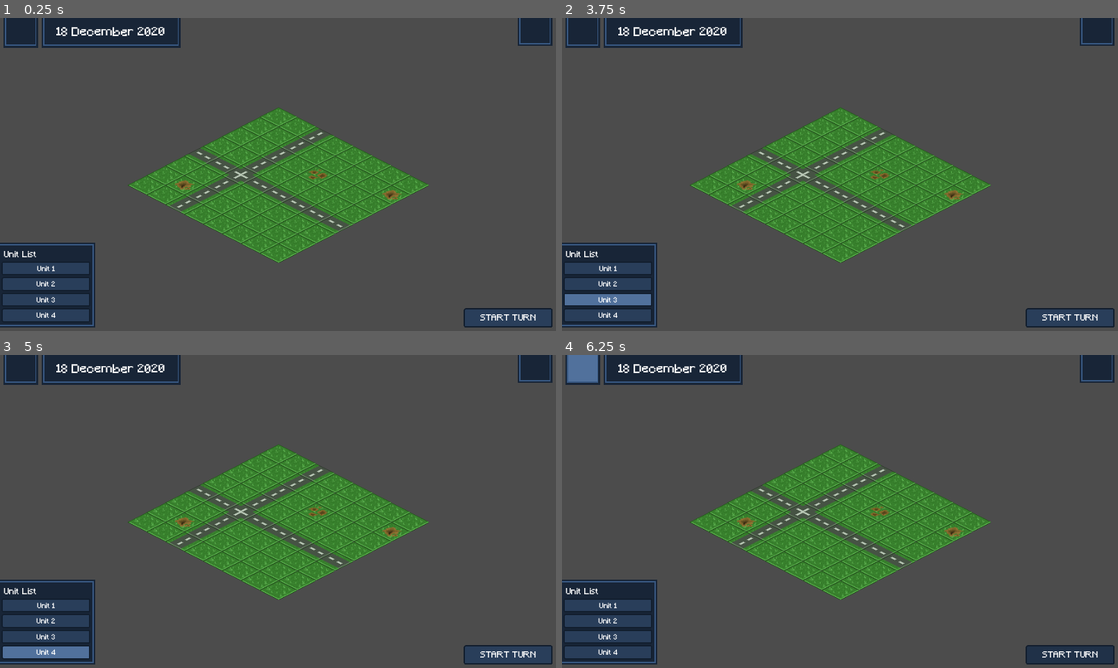
Above: before the commit, frames 1-4 (two rows, left to right).
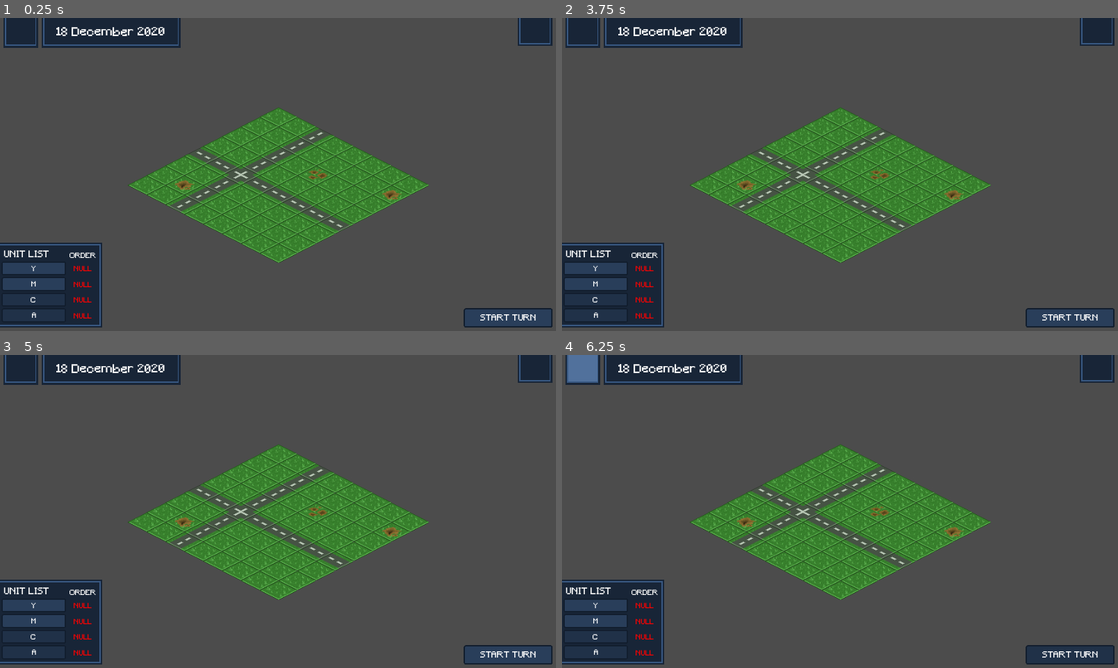
Above: after the commit, the same moments.

Repository: Xascoria/Brackeys
Game: Godot game, scene res://2Scenes/Level.tscn
Same seed, same stepped clock (60 frames per second), same inputs: the game is played once before the commit and once after it. This scene is started directly instead of the project's main scene.
Inputs (mouse positions are in pixels of both pictures, inside the frame that each line leads up to):
- Up to frame 1 (0.25 s): no input
- Up to frame 2 (3.75 s): click (606, 268) at 0.5 s, where only the run before the commit has a clickable "Unit 1"; click (595, 268) at 1.25 s, where only the run after the commit has a clickable "Y"; click (606, 284) at 2 s, where only the run before the commit has a clickable "Unit 2"; click (595, 284) at 2.75 s, where only the run after the commit has a clickable "M"; click (606, 299) at 3.5 s, where only the run before the commit has a clickable "Unit 3"
- Up to frame 3 (5 s): click (44, 652) at 4.25 s, where only the run before the commit has a clickable "Unit 4"
- Up to frame 4 (6.25 s): click "START TURN" at 5 s; click (584, 367) at 5.75 s

The runs differ from the first frame. In frame 1, 1.4% of the frame differs, in the area x 0-19%, y 71-99%; in frame 2, 1.7%; in frame 3, 1.8%; in frame 4, 1.4%.

Commit message:
UI unit selected done Pretty much finished except the icons

Diff:
--- a/2Scenes/Map.tscn
+++ b/2Scenes/Map.tscn
@@ -158,9 +158,12 @@
 format = 1
 tile_data = PoolIntArray( 0, 7, 0, 1, 7, 0, 2, 1, 0, 3, 7, 0, 4, 7, 0, 5, 7, 0, 6, 7, 0, 7, 7, 0, 65536, 7, 0, 65537, 7 …(755 unchanged characters)…
 
-[node name="Predictions" type="Node2D" parent="."]
+[node name="Predictions" type="TileMap" parent="."]
+mode = 1
+cell_size = Vector2( 62, 32 )
+format = 1
 
-[node name="PlayerYSort" type="YSort" parent="."]
+[node name="UnitsYSort" type="YSort" parent="."]
 
 [node name="PredictionsClickBox" type="Node2D" parent="."]
 
--- a/2Scripts/Map.gd
+++ b/2Scripts/Map.gd
@@ -32,15 +32,24 @@
 	units_matrix[coord[1]][coord[0]] = ref_to_unit
 	#Might need to change to standing position later on
 	ref_to_unit.position = calculate_pos(coord)
-	$PlayerYSort.add_child(ref_to_unit)
+	$UnitsYSort.add_child(ref_to_unit)
 
 #Make a tile clickable
 #Use to choose attack/move tile
-func add_tile_clickbox(coord):
+func add_tile_clickbox(action, coord):
 
 	#Do not add if its not in bound
 	if not coord_in_bound(coord):
 		return
+
+	#Use this part to set predictions square (tile id)
+	match(action):
+		#Friendly move
+		"fm":
+			pass
+		#Friendly attack
+		"fa":
+			pass
 
 	var new_clickbox = clickbox.instance()
 	new_clickbox.position = calculate_pos(coord)
@@ -55,6 +64,10 @@
 
 #Make all tiles unclickable
 func clear_clickboxes():
+	#Wipe all the predictions squares images
+	for i in $Predictions.get_used_cells():
+		$Predictions.set_cellv(i, -1)
+
 	for i in $PredictionsClickBox.get_children():
 		i.queue_free()
 
--- a/2UI/LevelUI.gd
+++ b/2UI/LevelUI.gd
@@ -5,7 +5,7 @@
 signal restart
 
 func _ready():
-	pass
+	self.set_units_num(4,["Y", "M", "C", "A"], [true, true, false, false])
 
 func _on_StartTurn_pressed():
 	$StartTurn.disabled = true
@@ -39,3 +39,29 @@
 
 func update_date(new_date):
 	$OuterPanel/InnerPanel/Date.text = new_date
+
+var unit_button_node = preload("res://2UI/UnitNode.tscn")
+#Store the unit_buttons refs
+var unit_buttons = []
+
+#This affect the units number on the sidebar
+func set_units_num(num:int, names_array, enabled_array):
+	#Set the panel sizes
+	#This part uses 720 as hard code value
+	$UnitPanel.rect_size = Vector2(244,52 + (num*36))
+	$UnitPanel/InnerPanel.rect_size = Vector2(236,44 + (num*36))
+
+	$UnitPanel.rect_position = Vector2(-8, 720 - 60 - (num*36))
+
+	#Initialse unit buttons
+	for i in range(num):
+		var new_button = unit_button_node.instance()
+		new_button.rect_position = Vector2(8, 40 + (i*36))
+		new_button.setup(i, names_array[i], enabled_array[i])
+		new_button.connect("button_pressed", self, "on_unit_button_pressed")
+		unit_buttons.append(new_button)
+		$UnitPanel/InnerPanel.add_child(new_button)
+
+signal unit_selected(index)
+func on_unit_button_pressed(index):
+	emit_signal("unit_selected", index)
--- a/2UI/LevelUI.tscn
+++ b/2UI/LevelUI.tscn
@@ -47,10 +47,17 @@
 border_color = Color( 0.223529, 0.34902, 0.513726, 1 )
 
 [sub_resource type="DynamicFont" id=8]
-size = 20
-font_data = SubResource( 3 )
-
-[sub_resource type="StyleBoxFlat" id=15]
+size = 22
+font_data = SubResource( 3 )
+
+[sub_resource type="DynamicFont" id=9]
+font_data = SubResource( 3 )
+
+[sub_resource type="StyleBoxFlat" id=10]
+bg_color = Color( 0.0980392, 0.14902, 0.219608, 1 )
+border_color = Color( 0.223529, 0.34902, 0.513726, 1 )
+
+[sub_resource type="StyleBoxFlat" id=11]
 bg_color = Color( 0.321569, 0.447059, 0.615686, 1 )
 border_width_left = 3
 border_width_top = 3
@@ -62,7 +69,7 @@
 corner_radius_bottom_right = 4
 corner_radius_bottom_left = 4
 
-[sub_resource type="StyleBoxFlat" id=16]
+[sub_resource type="StyleBoxFlat" id=12]
 bg_color = Color( 0.164706, 0.247059, 0.356863, 1 )
 border_width_left = 3
 border_width_top = 3
@@ -74,8 +81,12 @@
 corner_radius_bottom_right = 4
 corner_radius_bottom_left = 4
 
-[sub_resource type="StyleBoxFlat" id=17]
-bg_color = Color( 0.164706, 0.247059, 0.356863, 1 )
+[sub_resource type="DynamicFont" id=13]
+extra_spacing_top = 3
+font_data = SubResource( 3 )
+
+[sub_resource type="StyleBoxFlat" id=14]
+bg_color = Color( 0.129412, 0.196078, 0.286275, 1 )
 border_width_left = 3
 border_width_top = 3
 border_width_right = 3
@@ -86,79 +97,7 @@
 corner_radius_bottom_right = 4
 corner_radius_bottom_left = 4
 
-[sub_resource type="StyleBoxFlat" id=18]
-bg_color = Color( 0.129412, 0.196078, 0.286275, 1 )
-border_width_left = 3
-border_width_top = 3
-border_width_right = 3
-border_width_bottom = 3
-border_color = Color( 0.0745098, 0.121569, 0.184314, 1 )
-corner_radius_top_left = 4
-corner_radius_top_right = 4
-corner_radius_bottom_right = 4
-corner_radius_bottom_left = 4
-
-[sub_resource type="StyleBoxFlat" id=19]
-bg_color = Color( 0.164706, 0.247059, 0.356863, 1 )
-border_width_left = 3
-border_width_top = 3
-border_width_right = 3
-border_width_bottom = 3
-border_color = Color( 0.0745098, 0.121569, 0.184314, 1 )
-corner_radius_top_left = 4
-corner_radius_top_right = 4
-corner_radius_bottom_right = 4
-corner_radius_bottom_left = 4
-
-[sub_resource type="DynamicFont" id=20]
-extra_spacing_top = 4
-font_data = SubResource( 3 )
-
-[sub_resource type="StyleBoxFlat" id=9]
-bg_color = Color( 0.0980392, 0.14902, 0.219608, 1 )
-border_color = Color( 0.223529, 0.34902, 0.513726, 1 )
-
-[sub_resource type="StyleBoxFlat" id=10]
-bg_color = Color( 0.321569, 0.447059, 0.615686, 1 )
-border_width_left = 3
-border_width_top = 3
-border_width_right = 3
-border_width_bottom = 3
-border_color = Color( 0.0745098, 0.121569, 0.184314, 1 )
-corner_radius_top_left = 4
-corner_radius_top_right = 4
-corner_radius_bottom_right = 4
-corner_radius_bottom_left = 4
-
-[sub_resource type="StyleBoxFlat" id=11]
-bg_color = Color( 0.164706, 0.247059, 0.356863, 1 )
-border_width_left = 3
-border_width_top = 3
-border_width_right = 3
-border_width_bottom = 3
-border_color = Color( 0.0745098, 0.121569, 0.184314, 1 )
-corner_radius_top_left = 4
-corner_radius_top_right = 4
-corner_radius_bottom_right = 4
-corner_radius_bottom_left = 4
-
-[sub_resource type="DynamicFont" id=12]
-extra_spacing_top = 3
-font_data = SubResource( 3 )
-
-[sub_resource type="StyleBoxFlat" id=13]
-bg_color = Color( 0.129412, 0.196078, 0.286275, 1 )
-border_width_left = 3
-border_width_top = 3
-border_width_right = 3
-border_width_bottom = 3
-border_color = Color( 0.0745098, 0.121569, 0.184314, 1 )
-corner_radius_top_left = 4
-corner_radius_top_right = 4
-corner_radius_bottom_right = 4
-corner_radius_bottom_left = 4
-
-[sub_resource type="DynamicFont" id=14]
+[sub_resource type="DynamicFont" id=15]
 size = 20
 extra_spacing_top = 4
 font_data = SubResource( 3 )
@@ -261,7 +200,7 @@
 [node name="UnitPanel" type="Panel" parent="."]
 margin_left = -8.0
 margin_top = 516.0
-margin_right = 220.0
+margin_right = 236.0
 margin_bottom = 712.0
 custom_styles/panel = SubResource( 1 )
 __meta__ = {
@@ -271,7 +210,7 @@
 [node name="InnerPanel" type="Panel" parent="UnitPanel"]
 margin_left = 4.0
 margin_top = 4.0
-margin_right = 224.0
+margin_right = 240.0
 margin_bottom = 192.0
 custom_styles/panel = SubResource( 2 )
 __meta__ = {
@@ -280,101 +219,27 @@
 
 [node name="Title" type="Label" parent="UnitPanel/InnerPanel"]
 margin_left = 12.0
-margin_top = 12.0
-margin_right = 208.0
-margin_bottom = 40.0
+margin_top = 11.0
+margin_right = 164.0
+margin_bottom = 39.0
 custom_fonts/font = SubResource( 8 )
 custom_colors/font_color = Color( 1, 1, 1, 1 )
-text = "Unit List"
+text = "UNIT LIST"
 valign = 1
 __meta__ = {
 "_edit_use_anchors_": false
 }
 
-[node name="Unit_1" type="Button" parent="UnitPanel/InnerPanel"]
-margin_left = 8.0
-margin_top = 40.0
-margin_right = 212.0
-margin_bottom = 72.0
-focus_mode = 0
-custom_styles/hover = SubResource( 15 )
-custom_styles/pressed = SubResource( 16 )
-custom_styles/focus = SubResource( 17 )
-custom_styles/disabled = SubResource( 18 )
-custom_styles/normal = SubResource( 19 )
-custom_fonts/font = SubResource( 20 )
-custom_colors/font_color_disabled = Color( 1, 1, 1, 1 )
-custom_colors/font_color = Color( 1, 1, 1, 1 )
-custom_colors/font_color_hover = Color( 1, 1, 1, 1 )
-custom_colors/font_color_pressed = Color( 1, 1, 1, 1 )
-enabled_focus_mode = 0
-text = "Unit 1"
-__meta__ = {
-"_edit_use_anchors_": false
-}
-
-[node name="Unit_2" type="Button" parent="UnitPanel/InnerPanel"]
-margin_left = 8.0
-margin_top = 76.0
-margin_right = 212.0
-margin_bottom = 108.0
-focus_mode = 0
-custom_styles/hover = SubResource( 15 )
-custom_styles/pressed = SubResource( 16 )
-custom_styles/focus = SubResource( 17 )
-custom_styles/disabled = SubResource( 18 )
-custom_styles/normal = SubResource( 19 )
-custom_fonts/font = SubResource( 20 )
-custom_colors/font_color_disabled = Color( 1, 1, 1, 1 )
-custom_colors/font_color = Color( 1, 1, 1, 1 )
-custom_colors/font_color_hover = Color( 1, 1, 1, 1 )
-custom_colors/font_color_pressed = Color( 1, 1, 1, 1 )
-enabled_focus_mode = 0
-text = "Unit 2"
-__meta__ = {
-"_edit_use_anchors_": false
-}
-
-[node name="Unit_3" type="Button" parent="UnitPanel/InnerPanel"]
-margin_left = 8.0
-margin_top = 112.0
-margin_right = 212.0
-margin_bottom = 144.0
-focus_mode = 0
-custom_styles/hover = SubResource( 15 )
-custom_styles/pressed = SubResource( 16 )
-custom_styles/focus = SubResource( 17 )
-custom_styles/disabled = SubResource( 18 )
-custom_styles/normal = SubResource( 19 )
-custom_fonts/font = SubResource( 20 )
-custom_colors/font_color_disabled = Color( 1, 1, 1, 1 )
-custom_colors/font_color = Color( 1, 1, 1, 1 )
-custom_colors/font_color_hover = Color( 1, 1, 1, 1 )
-custom_colors/font_color_pressed = Color( 1, 1, 1, 1 )
-enabled_focus_mode = 0
-text = "Unit 3"
-__meta__ = {
-"_edit_use_anchors_": false
-}
-
-[node name="Unit_4" type="Button" parent="UnitPanel/InnerPanel"]
-margin_left = 8.0
-margin_top = 148.0
-margin_right = 212.0
-margin_bottom = 180.0
-focus_mode = 0
-custom_styles/hover = SubResource( 15 )
-custom_styles/pressed = SubResource( 16 )
-custom_styles/focus = SubResource( 17 )
-custom_styles/disabled = SubResource( 18 )
-custom_styles/normal = SubResource( 19 )
-custom_fonts/font = SubResource( 20 )
-custom_colors/font_color_disabled = Color( 1, 1, 1, 1 )
-custom_colors/font_color = Color( 1, 1, 1, 1 )
-custom_colors/font_color_hover = Color( 1, 1, 1, 1 )
-custom_colors/font_color_pressed = Color( 1, 1, 1, 1 )
-enabled_focus_mode = 0
-text = "Unit 4"
+[node name="Order" type="Label" parent="UnitPanel/InnerPanel/Title"]
+margin_left = 152.0
+margin_top = -3.0
+margin_right = 213.0
+margin_bottom = 25.0
+custom_fonts/font = SubResource( 9 )
+custom_colors/font_color = Color( 1, 1, 1, 1 )
+text = "ORDER"
+align = 1
+valign = 2
 __meta__ = {
 "_edit_use_anchors_": false
 }
@@ -414,12 +279,12 @@
 margin_right = 204.0
 margin_bottom = 48.0
 focus_mode = 0
-custom_styles/hover = SubResource( 10 )
-custom_styles/pressed = SubResource( 11 )
-custom_styles/focus = SubResource( 11 )
-custom_styles/disabled = SubResource( 11 )
-custom_styles/normal = SubResource( 11 )
-custom_fonts/font = SubResource( 12 )
+custom_styles/hover = SubResource( 11 )
+custom_styles/pressed = SubResource( 12 )
+custom_styles/focus = SubResource( 12 )
+custom_styles/disabled = SubResource( 12 )
+custom_styles/normal = SubResource( 12 )
+custom_fonts/font = SubResource( 13 )
 custom_colors/font_color_disabled = Color( 1, 1, 1, 1 )
 custom_colors/font_color = Color( 1, 1, 1, 1 )
 custom_colors/font_color_hover = Color( 1, 1, 1, 1 )
@@ -436,12 +301,12 @@
 margin_right = 204.0
 margin_bottom = 92.0
 focus_mode = 0
-custom_styles/hover = SubResource( 10 )
-custom_styles/pressed = SubResource( 11 )
-custom_styles/focus = SubResource( 11 )
-custom_styles/disabled = SubResource( 11 )
-custom_styles/normal = SubResource( 11 )
-custom_fonts/font = SubResource( 12 )
+custom_styles/hover = SubResource( 11 )
+custom_styles/pressed = SubResource( 12 )
+custom_styles/focus = SubResource( 12 )
+custom_styles/disabled = SubResource( 12 )
+custom_styles/normal = SubResource( 12 )
+custom_fonts/font = SubResource( 13 )
 custom_colors/font_color_disabled = Color( 1, 1, 1, 1 )
 custom_colors/font_color = Color( 1, 1, 1, 1 )
 custom_colors/font_color_hover = Color( 1, 1, 1, 1 )
@@ -458,12 +323,12 @@
 margin_right = 204.0
 margin_bottom = 136.0
 focus_mode = 0
-custom_styles/hover = SubResource( 10 )
-custom_styles/pressed = SubResource( 11 )
-custom_styles/focus = SubResource( 11 )
-custom_styles/disabled = SubResource( 11 )
-custom_styles/normal = SubResource( 11 )
-custom_fonts/font = SubResource( 12 )
+custom_styles/hover = SubResource( 11 )
+custom_styles/pressed = SubResource( 12 )
+custom_styles/focus = SubResource( 12 )
+custom_styles/disabled = SubResource( 12 )
+custom_styles/normal = SubResource( 12 )
+custom_fonts/font = SubResource( 13 )
 custom_colors/font_color_disabled = Color( 1, 1, 1, 1 )
 custom_colors/font_color = Color( 1, 1, 1, 1 )
 custom_colors/font_color_hover = Color( 1, 1, 1, 1 )
@@ -480,12 +345,12 @@
 margin_right = 1272.0
 margin_bottom = 712.0
 focus_mode = 0
-custom_styles/hover = SubResource( 10 )
-custom_styles/pressed = SubResource( 11 )
-custom_styles/focus = SubResource( 11 )
-custom_styles/disabled = SubResource( 13 )
-custom_styles/normal = SubResource( 11 )
-custom_fonts/font = SubResource( 14 )
+custom_styles/hover = SubResource( 11 )
+custom_styles/pressed = SubResource( 12 )
+custom_styles/focus = SubResource( 12 )
+custom_styles/disabled = SubResource( 14 )
+custom_styles/normal = SubResource( 12 )
+custom_fonts/font = SubResource( 15 )
 custom_colors/font_color_disabled = Color( 1, 1, 1, 1 )
 custom_colors/font_color = Color( 1, 1, 1, 1 )
 custom_colors/font_color_hover = Color( 1, 1, 1, 1 )
--- /dev/null
+++ b/2UI/UnitNode.gd
@@ -0,0 +1,36 @@
+#API of a unit button & state in the UI
+extends Control
+
+var index = 0
+var unit_name = "Placeholder"
+var enabled:bool = true
+
+func _ready():
+	pass # Replace with function body.
+
+func setup(index, unit_name, enabled):
+	self.change_state(false)
+
+	self.index = index
+	self.unit_name = unit_name
+
+	$UnitButton.text = unit_name
+
+	self.enabled = enabled
+	if not enabled:
+		$UnitButton.disabled = true
+
+func change_state(order_given):
+	#Change text to green
+	if order_given:
+		$Label.text = "GIVEN"
+		$Label.set("custom_colors/font_color", Color("0d6a00"))
+	#Text to red
+	else:
+		$Label.text = "NULL"
+		$Label.set("custom_colors/font_color", Color("ff0000"))
+
+signal button_pressed(index)
+
+func _on_UnitButton_pressed():
+	emit_signal("button_pressed", index)
--- /dev/null
+++ b/2UI/UnitNode.tscn
@@ -0,0 +1,116 @@
+[gd_scene load_steps=11 format=2]
+
+[ext_resource path="res://2UI/UnitNode.gd" type="Script" id=1]
+
+[sub_resource type="StyleBoxFlat" id=1]
+bg_color = Color( 0.321569, 0.447059, 0.615686, 1 )
+border_width_left = 3
+border_width_top = 3
+border_width_right = 3
+border_width_bottom = 3
+border_color = Color( 0.0745098, 0.121569, 0.184314, 1 )
+corner_radius_top_left = 4
+corner_radius_top_right = 4
+corner_radius_bottom_right = 4
+corner_radius_bottom_left = 4
+
+[sub_resource type="StyleBoxFlat" id=2]
+bg_color = Color( 0.164706, 0.247059, 0.356863, 1 )
+border_width_left = 3
+border_width_top = 3
+border_width_right = 3
+border_width_bottom = 3
+border_color = Color( 0.0745098, 0.121569, 0.184314, 1 )
+corner_radius_top_left = 4
+corner_radius_top_right = 4
+corner_radius_bottom_right = 4
+corner_radius_bottom_left = 4
+
+[sub_resource type="StyleBoxFlat" id=3]
+bg_color = Color( 0.164706, 0.247059, 0.356863, 1 )
+border_width_left = 3
+border_width_top = 3
+border_width_right = 3
+border_width_bottom = 3
+border_color = Color( 0.0745098, 0.121569, 0.184314, 1 )
+corner_radius_top_left = 4
+corner_radius_top_right = 4
+corner_radius_bottom_right = 4
+corner_radius_bottom_left = 4
+
+[sub_resource type="StyleBoxFlat" id=4]
+bg_color = Color( 0.129412, 0.196078, 0.286275, 1 )
+border_width_left = 3
+border_width_top = 3
+border_width_right = 3
+border_width_bottom = 3
+border_color = Color( 0.0745098, 0.121569, 0.184314, 1 )
+corner_radius_top_left = 4
+corner_radius_top_right = 4
+corner_radius_bottom_right = 4
+corner_radius_bottom_left = 4
+
+[sub_resource type="StyleBoxFlat" id=5]
+bg_color = Color( 0.164706, 0.247059, 0.356863, 1 )
+border_width_left = 3
+border_width_top = 3
+border_width_right = 3
+border_width_bottom = 3
+border_color = Color( 0.0745098, 0.121569, 0.184314, 1 )
+corner_radius_top_left = 4
+corner_radius_top_right = 4
+corner_radius_bottom_right = 4
+corner_radius_bottom_left = 4
+
+[sub_resource type="DynamicFontData" id=6]
+font_path = "res://2Resources/Minecraft.ttf"
+
+[sub_resource type="DynamicFont" id=7]
+extra_spacing_top = 4
+font_data = SubResource( 6 )
+
+[sub_resource type="DynamicFontData" id=8]
+font_path = "res://2Resources/Minecraft.ttf"
+
+[sub_resource type="DynamicFont" id=9]
+outline_color = Color( 0.901961, 0.443137, 0.498039, 1 )
+font_data = SubResource( 8 )
+
+[node name="UnitNode" type="Control"]
+margin_right = 220.0
+margin_bottom = 32.0
+script = ExtResource( 1 )
+__meta__ = {
+"_edit_use_anchors_": false
+}
+
+[node name="UnitButton" type="Button" parent="."]
+margin_right = 148.0
+margin_bottom = 32.0
+focus_mode = 0
+custom_styles/hover = SubResource( 1 )
+custom_styles/pressed = SubResource( 2 )
+custom_styles/focus = SubResource( 3 )
+custom_styles/disabled = SubResource( 4 )
+custom_styles/normal = SubResource( 5 )
+custom_fonts/font = SubResource( 7 )
+custom_colors/font_color_disabled = Color( 1, 1, 1, 1 )
+custom_colors/font_color = Color( 1, 1, 1, 1 )
+custom_colors/font_color_hover = Color( 1, 1, 1, 1 )
+custom_colors/font_color_pressed = Color( 1, 1, 1, 1 )
+enabled_focus_mode = 0
+text = "Unit 1"
+__meta__ = {
+"_edit_use_anchors_": false
+}
+
+[node name="Label" type="Label" parent="."]
+margin_left = 160.0
+margin_top = 10.0
+margin_right = 211.0
+margin_bottom = 26.0
+custom_fonts/font = SubResource( 9 )
+custom_colors/font_color = Color( 0.0509804, 0.415686, 0, 1 )
+text = "GIVEN"
+align = 1
+[connection signal="pressed" from="UnitButton" to="." method="_on_UnitButton_pressed"]
Not shown: 2 places in 2UI/LevelUI.tscn that only renumber resources
